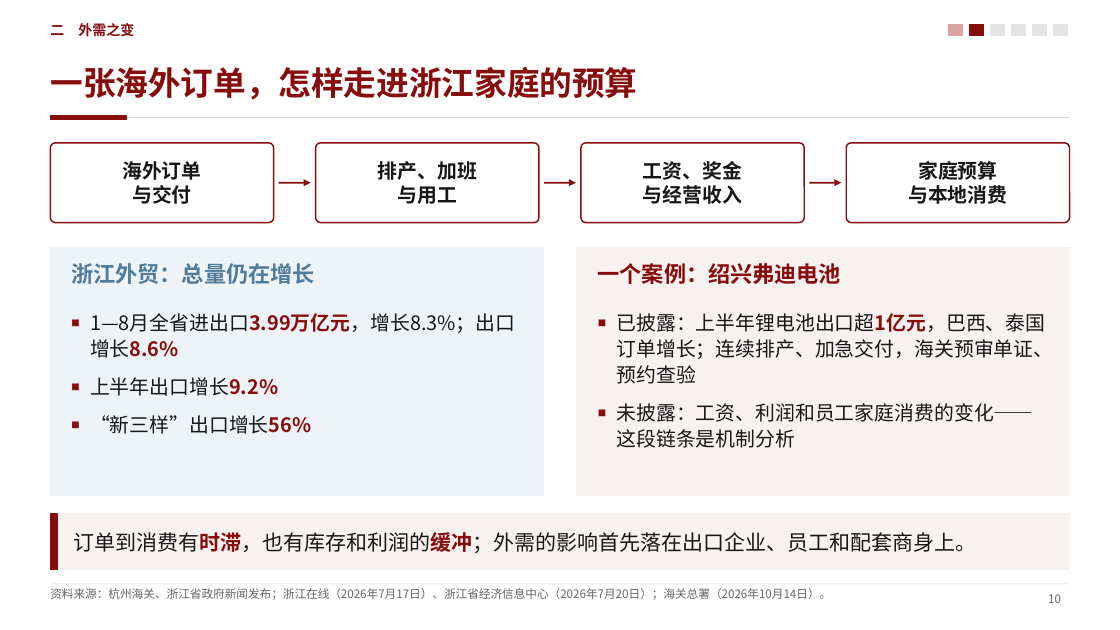
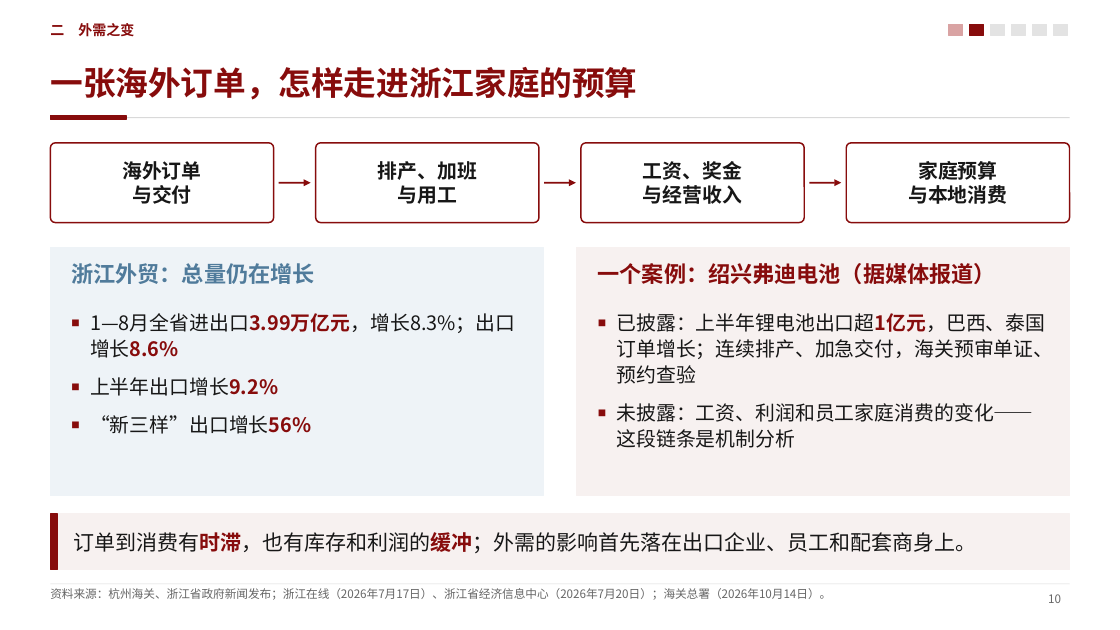
Before and after one commit to zerongwong/zerongwong.github.io, a slide deck: slide 10 of talks/2026-10-consumption-regulation/消费提振视角下的中国宏观经济形势分析_第三稿.pptx. Drawn at 1120x630 pixels with LibreOffice and Linux fonts; fonts in the diff are those of the drawing. Boxes give left, top, right and bottom in pixels: in the first picture for what was removed or moved away, otherwise in the second. Text is boxed around its words. In the diff, an @@ line names an element or a change of style, - is before the commit and + after.

```diff
--- a/talks/2026-10-consumption-regulation/消费提振视角下的中国宏观经济形势分析_第三稿.pptx
+++ b/talks/2026-10-consumption-regulation/消费提振视角下的中国宏观经济形势分析_第三稿.pptx
@@ text at [598,263,996,284]: text changed @@
-一个案例：绍兴弗迪电池
+一个案例：绍兴弗迪电池（据媒体报道）
```
Also in this commit, not shown: 13 other slides changed, 9 other files.
